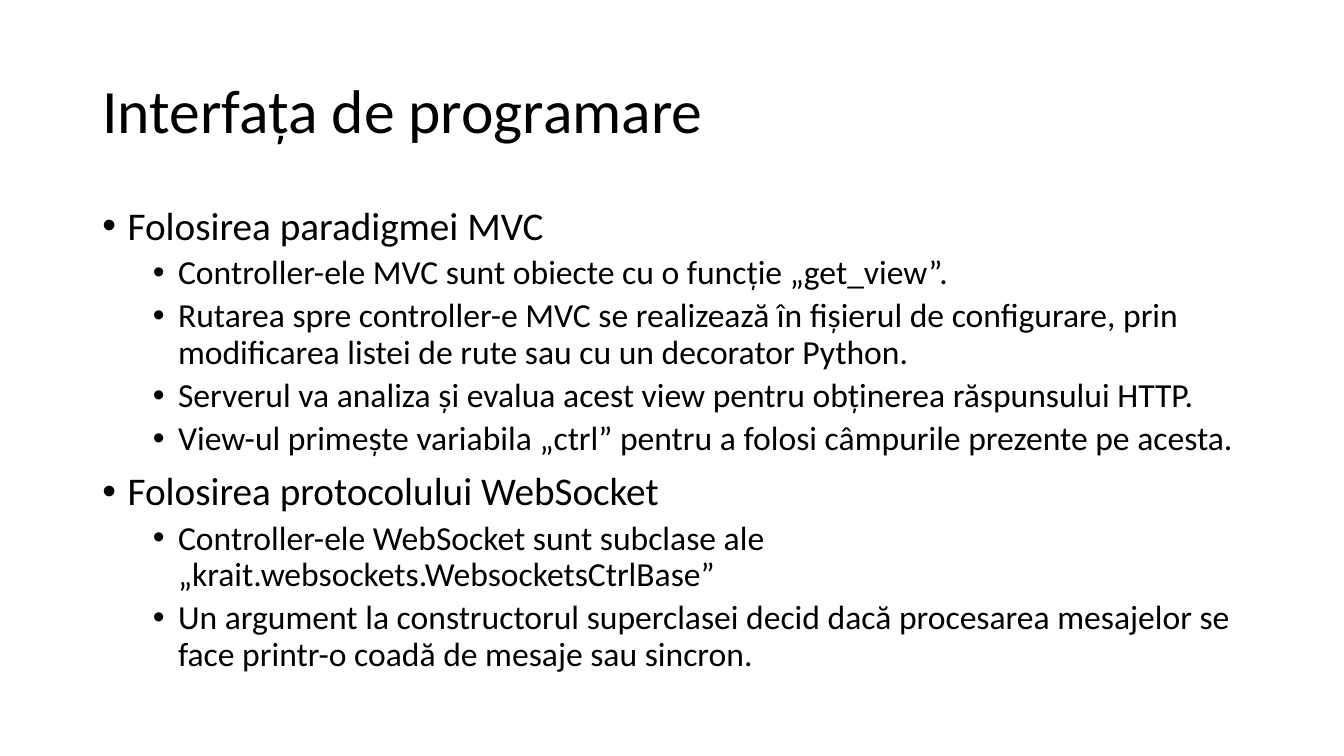
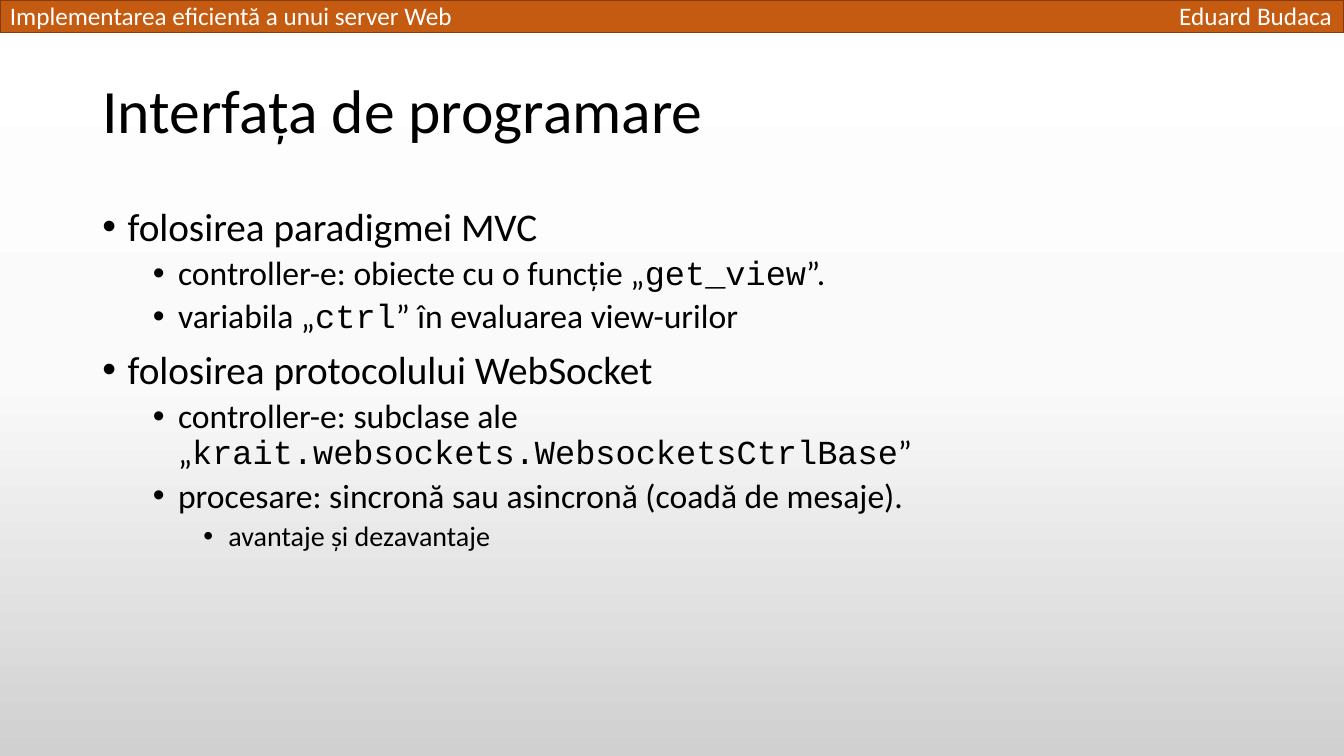
Before and after one commit to TED-996/bachelor-thesis-pack, a slide deck: slide 11 of Licenta2018BudacaEduard/Implementarea eficientă a unui server Web.pptx (slide 14 before the commit). Drawn at 1344x756 pixels with LibreOffice and Linux fonts; fonts in the diff are those of the drawing. Boxes give left, top, right and bottom in pixels: in the first picture for what was removed or moved away, otherwise in the second. Text is boxed around its words. In the diff, an @@ line names an element or a change of style, - is before the commit and + after.

```diff
--- a/Licenta2018BudacaEduard/Implementarea eficientă a unui server Web.pptx
+++ b/Licenta2018BudacaEduard/Implementarea eficientă a unui server Web.pptx
@@ background #FFFFFF to gradient #FFFFFF to #FBFBFB to #D1D1D1 @@
@@ rectangle added at (0, 0, 1344, 32), fill #C55A11, outline #843C0B 1 pt @@
@@ text added at (10, 7, 451, 29), 18 pt, text #FFFFFF @@
+Implementarea eficientă a unui server Web
@@ text added at (1179, 7, 1332, 25), 18 pt, text #FFFFFF @@
+Eduard Budaca
@@ text at (128, 213, 912, 551): text changed @@
-• Folosirea paradigmei MVC
-  • Controller-ele MVC sunt obiecte cu o funcție „get_view”.
-  • Rutarea spre controller-e MVC se realizează în fișierul de configurare, prin modificarea listei de rute sau cu un decorator Python.
-  • Serverul va analiza și evalua acest view pentru obținerea răspunsului HTTP.
-  • View-ul primește variabila „ctrl” pentru a folosi câmpurile prezente pe acesta.
-• Folosirea protocolului WebSocket
-  • Controller-ele WebSocket sunt subclase ale „krait.websockets.WebsocketsCtrlBase”
-  • Un argument la constructorul superclasei decid dacă procesarea mesajelor se face printr-o coadă de mesaje sau sincron.
+• folosirea paradigmei MVC
+  • controller-e: obiecte cu o funcție „get_view”.
+  • variabila „ctrl” în evaluarea view-urilor
+• folosirea protocolului WebSocket
+  • controller-e: subclase ale „krait.websockets.WebsocketsCtrlBase”
+  • procesare: sincronă sau asincronă (coadă de mesaje).
+    • avantaje și dezavantaje
```
Also in this commit, not shown: 14 other slides changed, 7 slides added, 6 slides removed, 1 other file.
